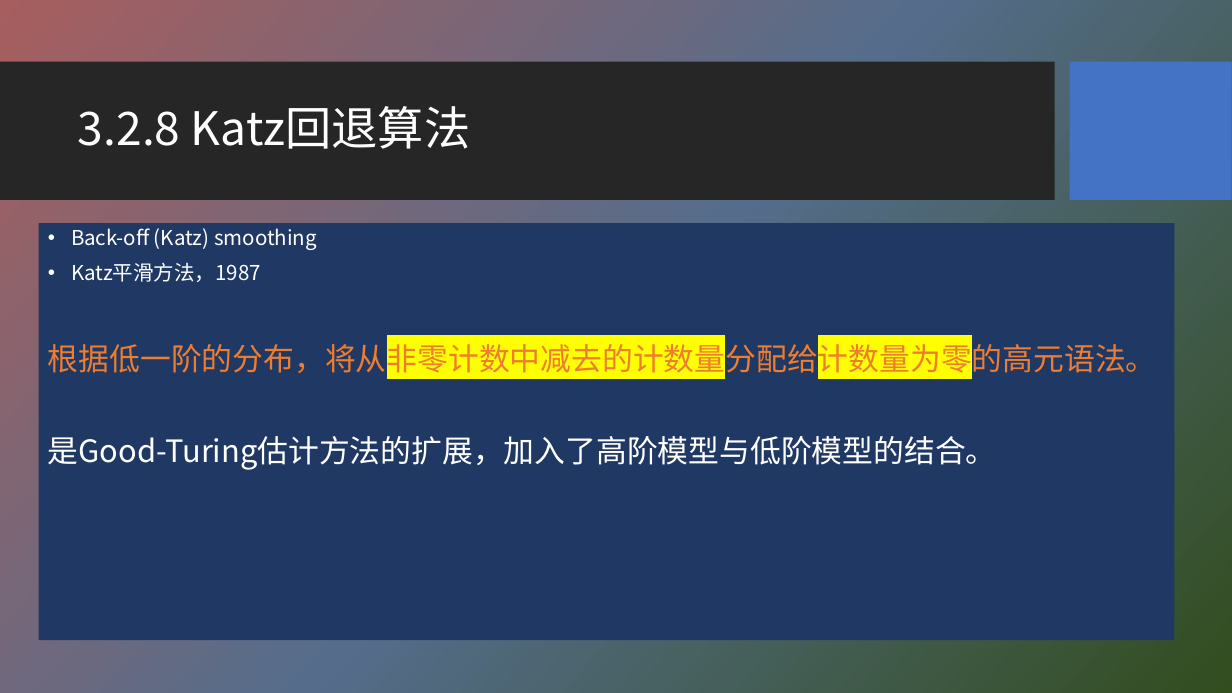
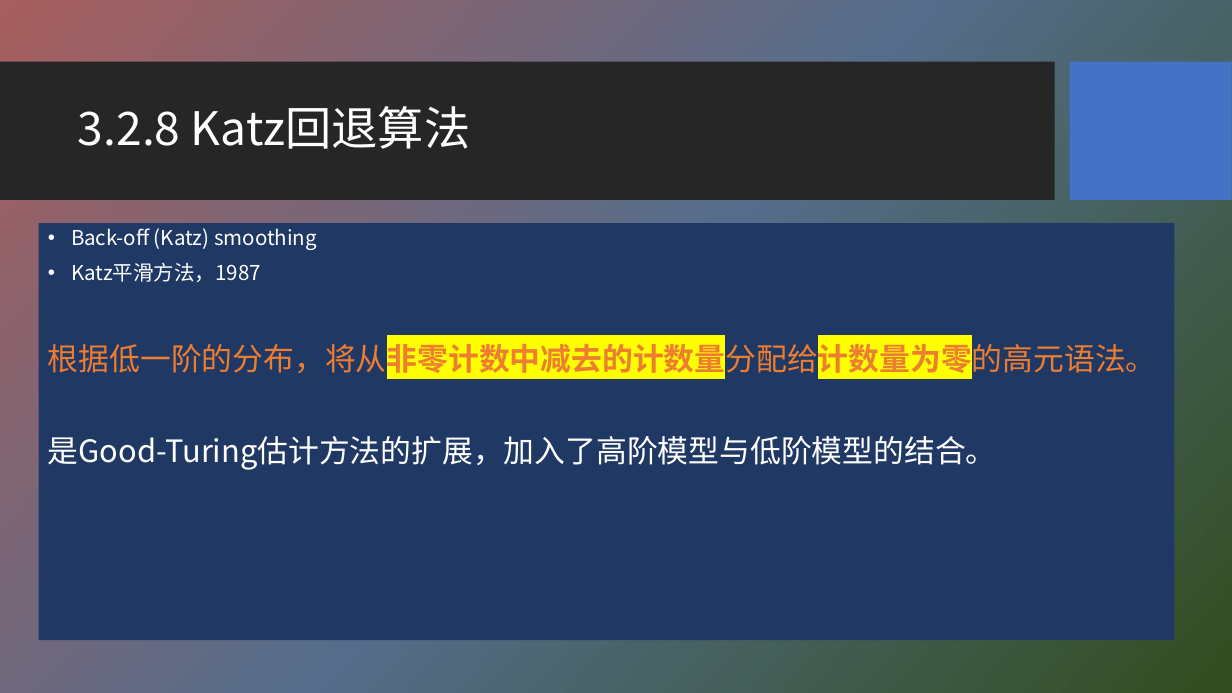
Before and after one commit to HBU/NLP_PPT, a slide deck: slide 32 of PPT-2020/ch03 n元语法模型.pptx. Drawn at 1232x693 pixels with LibreOffice and Linux fonts; fonts in the diff are those of the drawing; background and template pictures are left out. Boxes give left, top, right and bottom in pixels: in the first picture for what was removed or moved away, otherwise in the second. Text is boxed around its words. In the diff, an @@ line names an element or a change of style, - is before the commit and + after.

```diff
--- a/PPT-2020/ch03 n元语法模型.pptx
+++ b/PPT-2020/ch03 n元语法模型.pptx
@@ text at <box>48,339,1157,379</box>: bold on in "根据低一阶的分布，将从非零计数中减去的计数量分配给计数量为零的高元语法。" @@
```
Also in this commit, not shown: 7 other slides changed, 1 other file.
